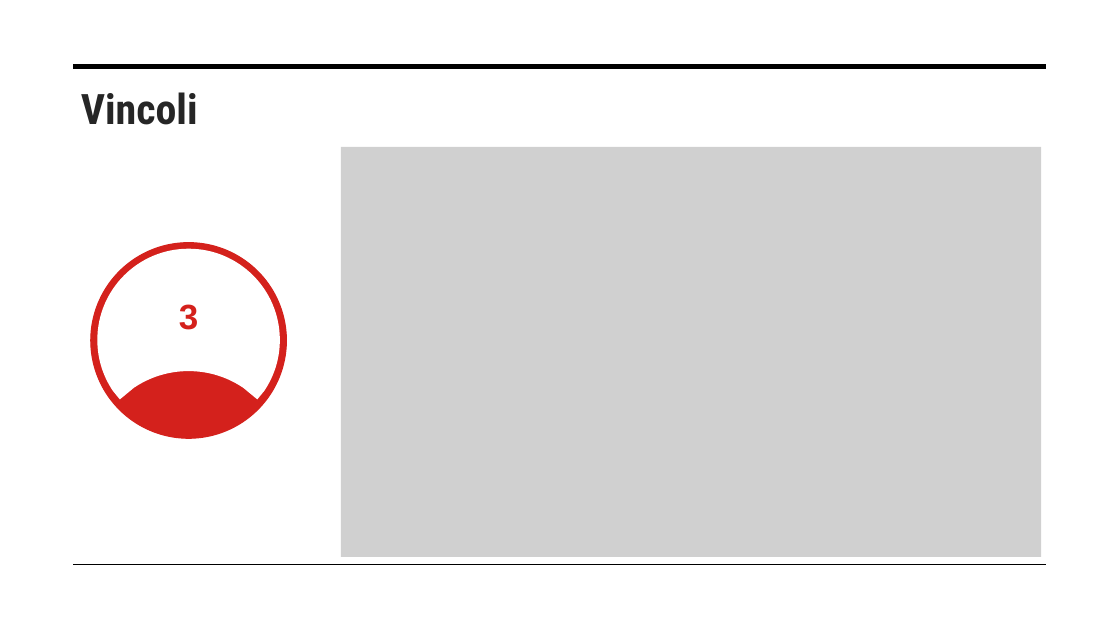
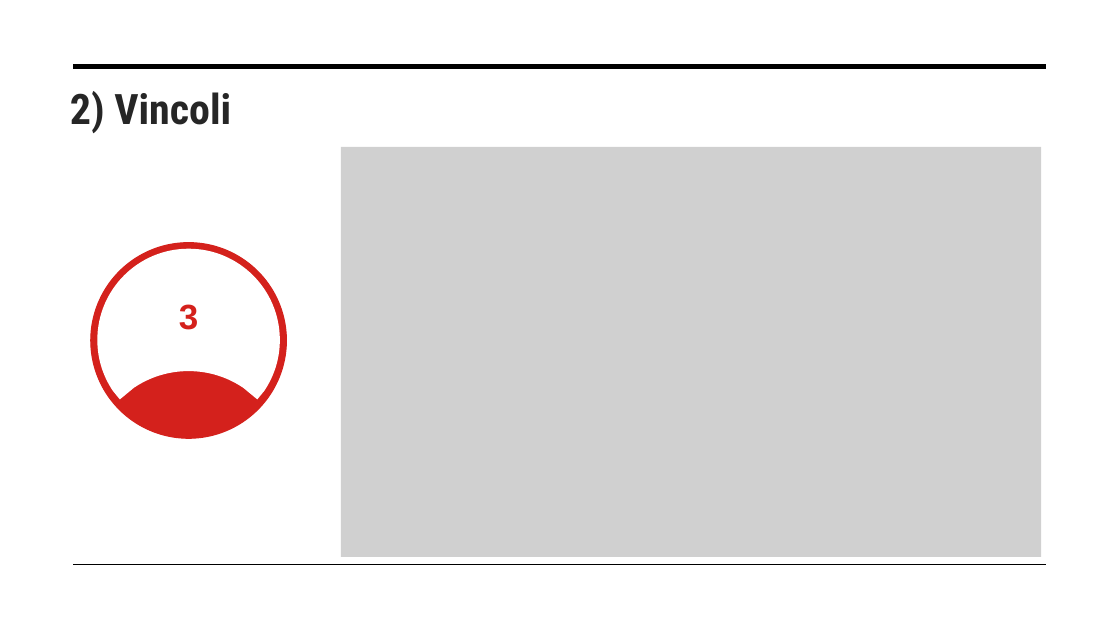
Before and after one commit to exo404/OptimizeDatacenter_Hashcode2015, a slide deck: slide 14 of Optimize Datacenter.pptx. Drawn at 1120x630 pixels with LibreOffice and Linux fonts; fonts in the diff are those of the drawing; grey boxes stand for pictures. Boxes give left, top, right and bottom in pixels: in the first picture for what was removed or moved away, otherwise in the second. Text is boxed around its words. In the diff, an @@ line names an element or a change of style, - is before the commit and + after.

```diff
--- a/Optimize Datacenter.pptx
+++ b/Optimize Datacenter.pptx
@@ text at (70, 91, 231, 133): text changed @@
-Vincoli
+2) Vincoli
```
Also in this commit, not shown: 24 other slides changed.
